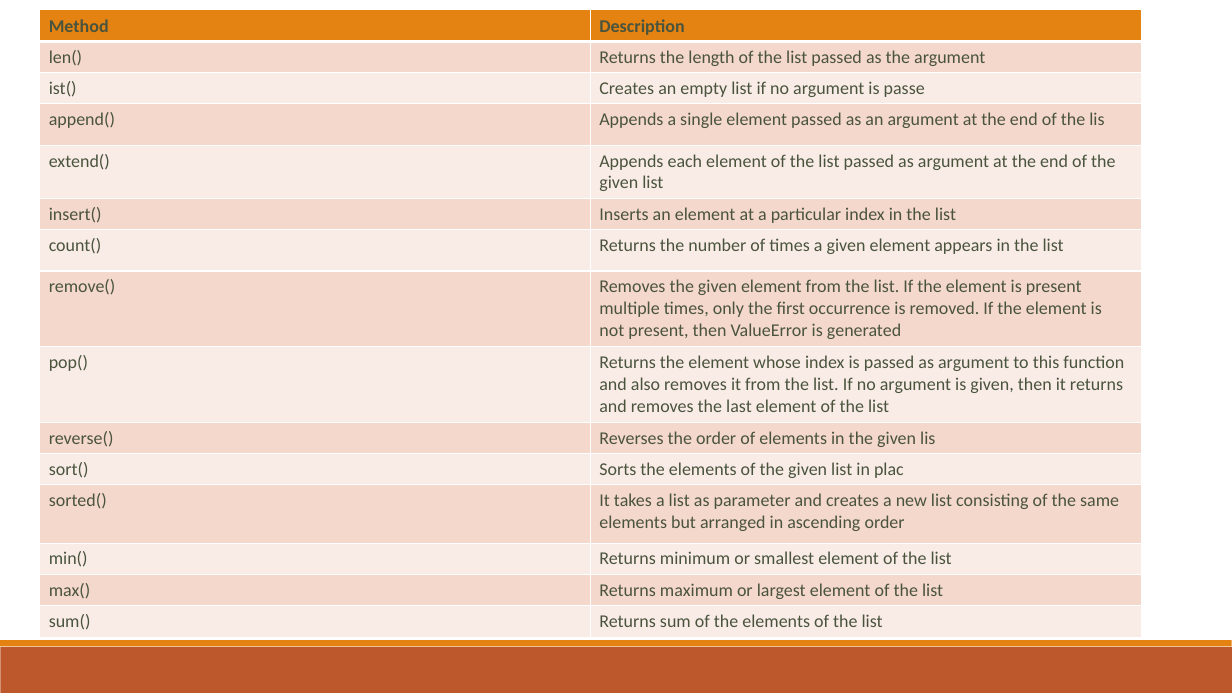
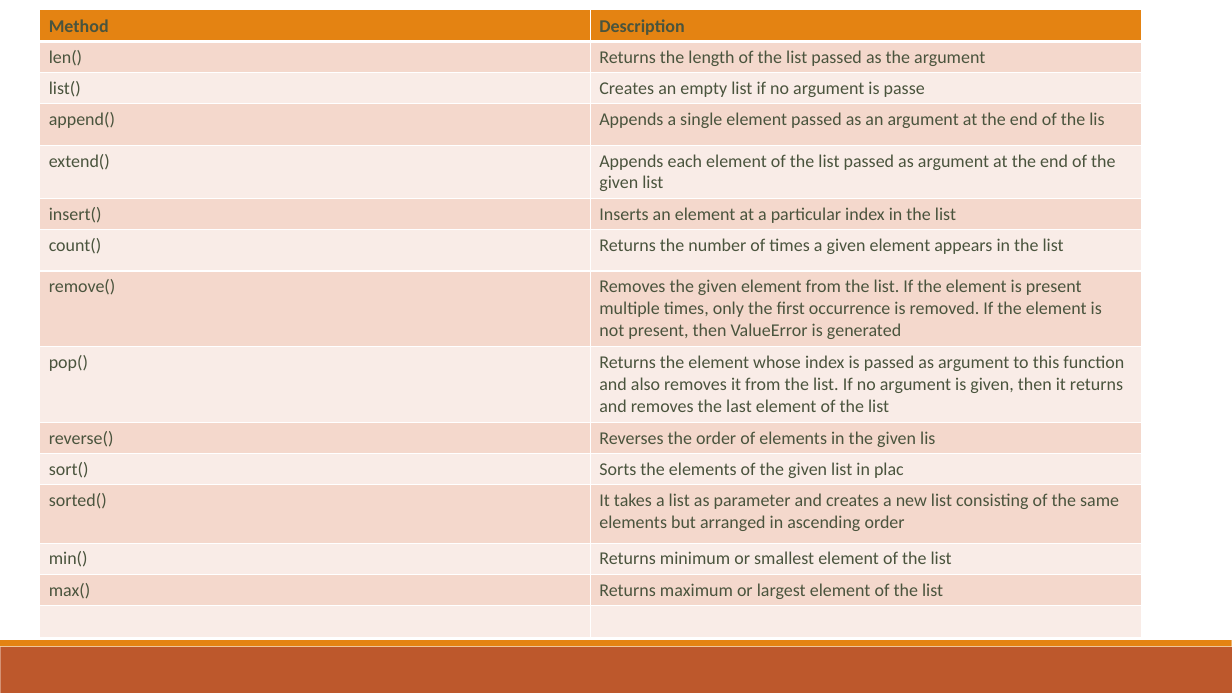
Before and after one commit to tauovir/Materials, a slide deck: slide 2 of Python Session/Python_13_may.pptx (slide 3 before the commit). Drawn at 1232x693 pixels with LibreOffice and Linux fonts; fonts in the diff are those of the drawing. Boxes give left, top, right and bottom in pixels: in the first picture for what was removed or moved away, otherwise in the second. Text is boxed around its words. In the diff, an @@ line names an element or a change of style, - is before the commit and + after.

```diff
--- a/Python Session/Python_13_may.pptx
+++ b/Python Session/Python_13_may.pptx
@@ table at box(40, 10, 1141, 633) @@
-row 3, column 1: ist()
+row 3, column 1: list()
-row 15, column 1: sum()
+row 15, column 1: 
-row 15, column 2: Returns sum of the elements of the list
+row 15, column 2: 
```
Also in this commit, not shown: 1 other slide changed, 1 slide added, 1 slide removed, 10 other files.
